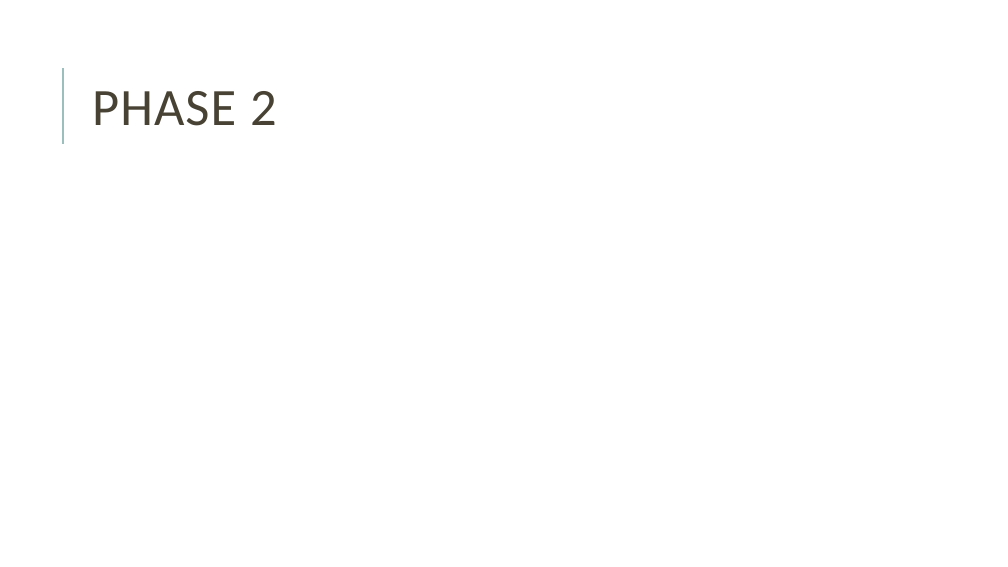
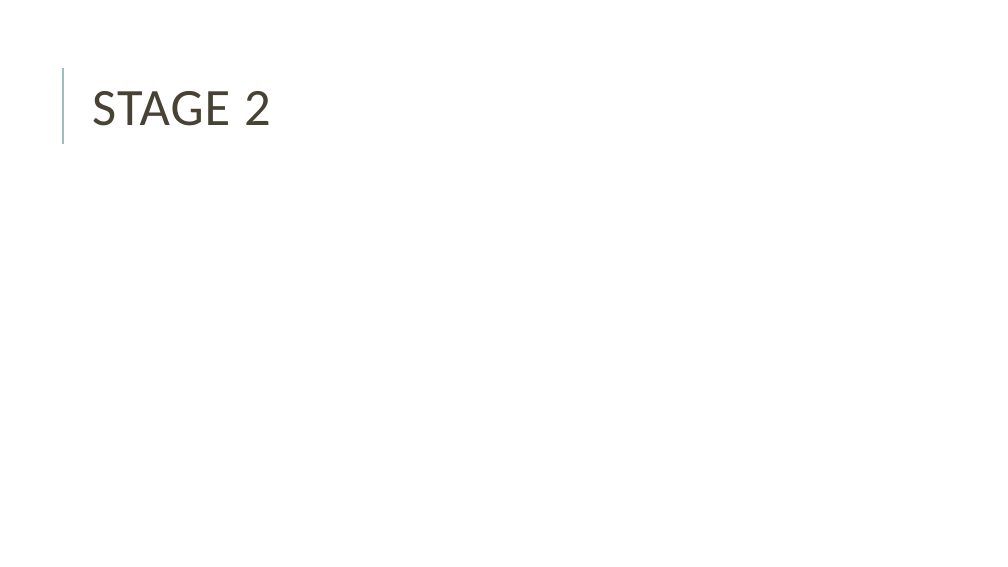
Before and after one commit to mblai35/Phase-FieldModelingFEM, a slide deck: slide 15 of PFMFEM.pptx. Drawn at 1008x567 pixels with LibreOffice and Linux fonts; fonts in the diff are those of the drawing; grey boxes stand for pictures. Boxes give left, top, right and bottom in pixels: in the first picture for what was removed or moved away, otherwise in the second. Text is boxed around its words. In the diff, an @@ line names an element or a change of style, - is before the commit and + after.

```diff
--- a/PFMFEM.pptx
+++ b/PFMFEM.pptx
@@ title at [92,91,271,126]: text changed @@
-PHASE 2
+STAGE 2
```
